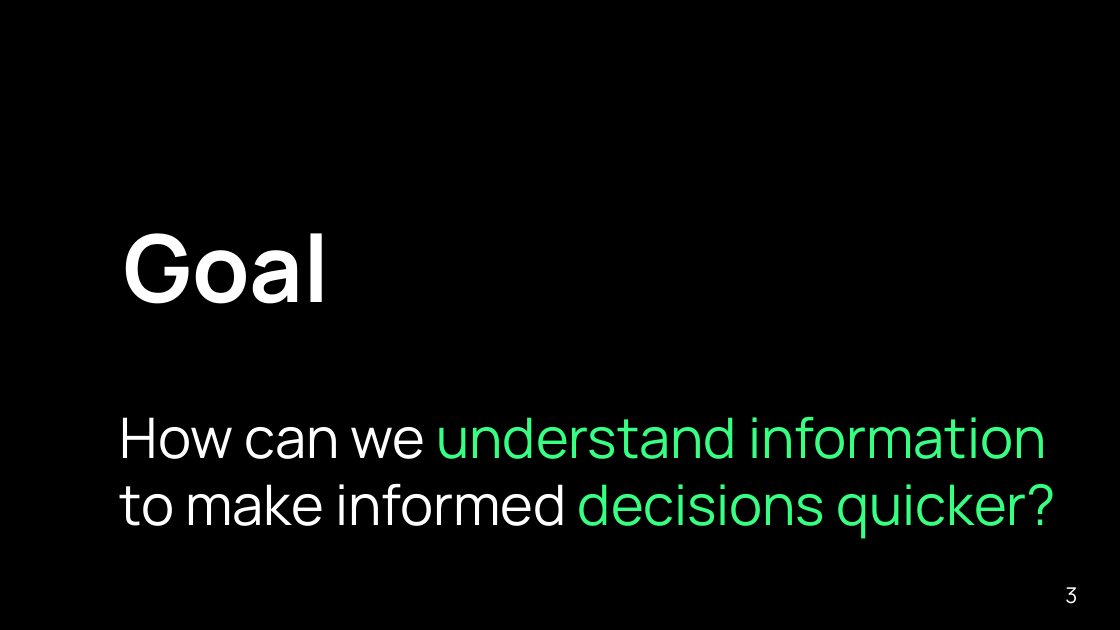
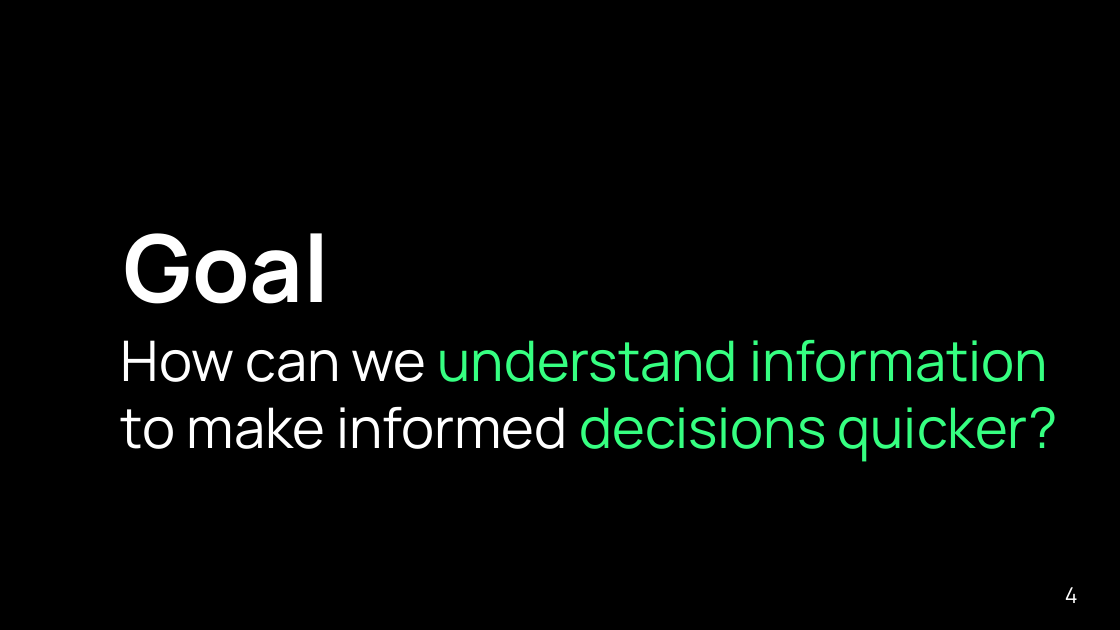
Before and after one commit to ggreen/real-time-AI-ML-event-streaming, a slide deck: slide 4 of docs/conferences/afrotech-realtime-ai-2024.pptx (slide 3 before the commit). Drawn at 1120x630 pixels with LibreOffice and Linux fonts; fonts in the diff are those of the drawing; background and template pictures are left out. Boxes give left, top, right and bottom in pixels: in the first picture for what was removed or moved away, otherwise in the second. Text is boxed around its words. In the diff, an @@ line names an element or a change of style, - is before the commit and + after.

```diff
--- a/docs/conferences/afrotech-realtime-ai-2024.pptx
+++ b/docs/conferences/afrotech-realtime-ai-2024.pptx
@@ text "How can we understand information ...": place and size @@
-text "How can we understand information ..." at (120, 417, 1056, 539)
+text "How can we understand information ..." at (121, 340, 1058, 462)
@@ page number at (1065, 587, 1078, 603): text changed @@
-3
+4
```
Also in this commit, not shown: 15 other slides changed, 5 slides added, 2 slides removed, 13 other files.
